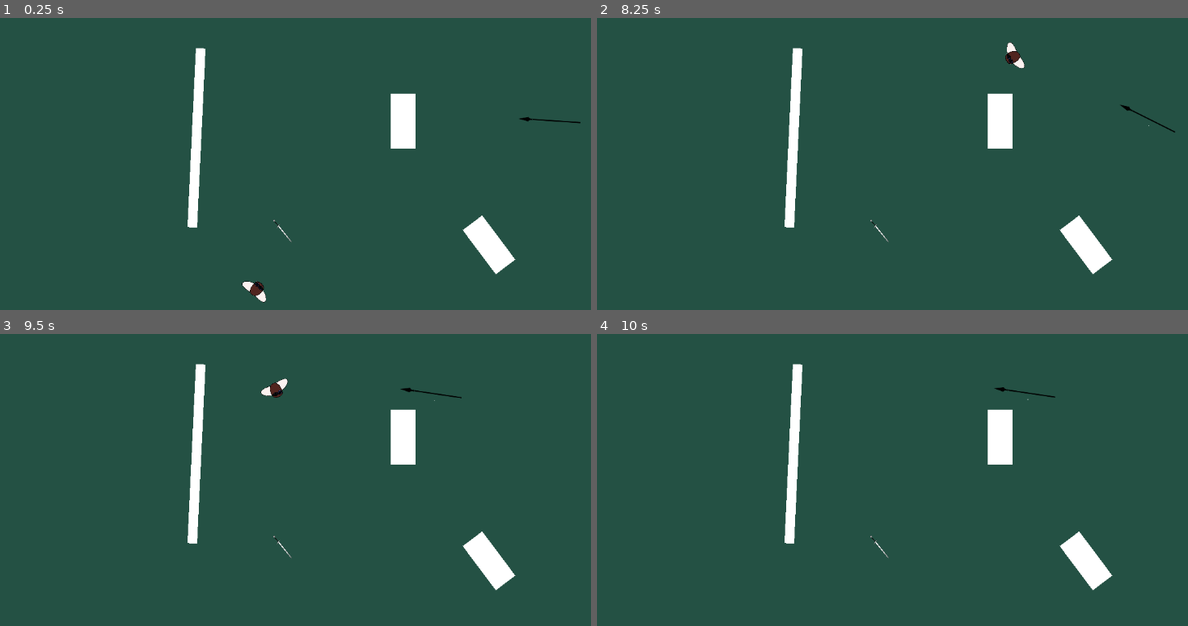
Above: before the commit, frames 1-4 (two rows, left to right).
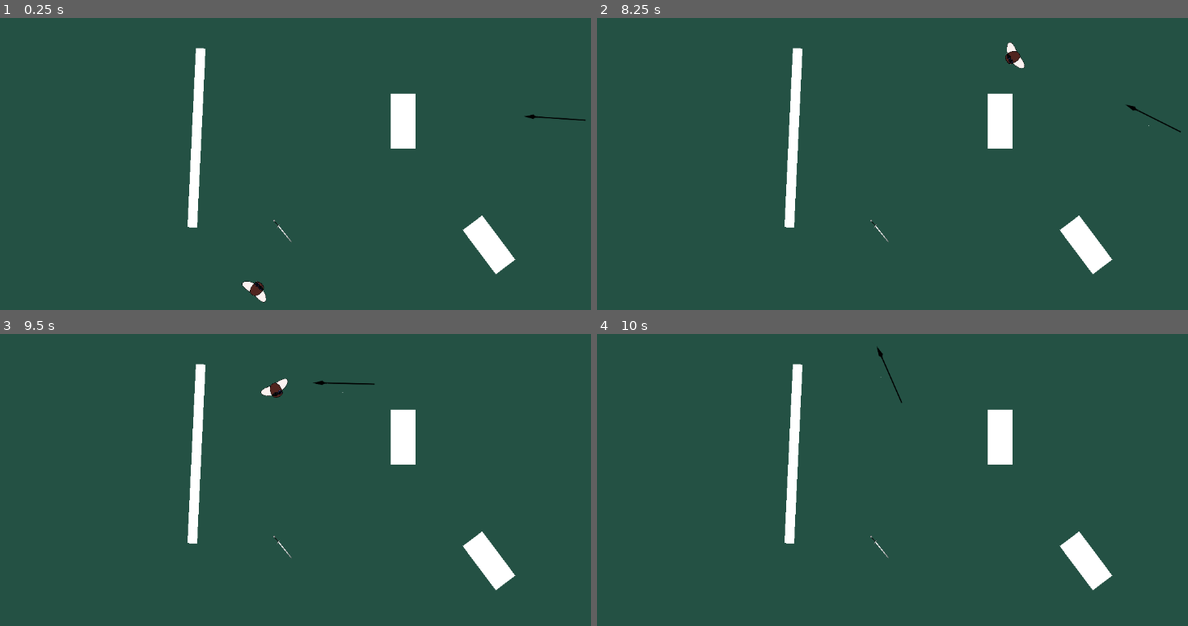
Above: after the commit, the same moments.

Repository: PierceFrancis/Godot-Final-Project
Game: Godot game, scene res://Scenes/ai_test.tscn
Same seed, same stepped clock (60 frames per second), same inputs: the game is played once before the commit and once after it. This scene is started directly instead of the project's main scene. The engine's default icon, where the game draws it, is replaced by a stand-in: a white triangle on a blue panel in a dark square.
Inputs (mouse positions are in pixels of both pictures, inside the frame that each line leads up to):
- Up to frame 1 (0.25 s): no input
- Up to frame 2 (8.25 s): tap Enter at 0.5, 4.25, 6.5 s; move the mouse to (886, 272) at 0.52 s; press the mouse at (886, 272) at 0.53 s; hold W (move_up) 0.53-2.03 s; move the mouse to (1117, 254) at 1.27 s; release the mouse at (1117, 254) at 1.28 s; tap E (action_button) at 1.35, 4.35, 7.35 s; click (1117, 254) at 1.55 s; move the mouse to (727, 146) at 2.02 s; press the mouse at (727, 146) at 2.03 s; hold Left (move_left) 2.03-3.53 s; move the mouse to (951, 199) at 2.77 s; release the mouse at (951, 199) at 2.78 s; tap Space (dash) at 2.85, 3.5, 5, 5.85 s; click (951, 199) at 3.05 s; move the mouse to (821, 108) at 3.52 s; press the mouse at (821, 108) at 3.53 s; hold S (move_down) 3.53-4.28 s; move the mouse to (1063, 181) at 4.27 s; release the mouse at (1063, 181) at 4.28 s; hold D (move_right) 4.28-5.03 s; click (1063, 181) at 4.55 s; move the mouse to (792, 216) at 5.02 s; press the mouse at (792, 216) at 5.03 s; hold W (move_up) 5.03-5.78 s; move the mouse to (987, 120) at 5.77 s; release the mouse at (987, 120) at 5.78 s; hold D (move_right) 5.78-8.03 s; click (987, 120) at 6.05 s; move the mouse to (886, 272) at 6.52 s; press the mouse at (886, 272) at 6.53 s; move the mouse to (1117, 254) at 7.27 s; release the mouse at (1117, 254) at 7.28 s; click (1117, 254) at 7.55 s; move the mouse to (727, 146) at 8.02 s; press the mouse at (727, 146) at 8.03 s; hold S (move_down) from 8.03 s (still down)
- Up to frame 3 (9.5 s): move the mouse to (354, 515) at 8.77 s; release S (move_down) at 8.78 s; release the mouse at (354, 515) at 8.78 s; hold Left (move_left) from 8.78 s (still down); tap Space (dash) at 8.85 s; click (354, 515) at 9.05 s
- Up to frame 4 (10 s): move the mouse to (821, 424) at 9.52 s; release Left (move_left) at 9.53 s; press the mouse at (821, 424) at 9.53 s; hold W (move_up) from 9.53 s (still down)

The runs differ from the first frame. In frame 1, 0.1% of the frame differs, in the area x 87-100%, y 32-37%; in frame 2, 0.1%; in frame 3, 0.1%, in the area x 52-79%, y 16-23%; in frame 4, 0.1%.

Commit message:
working on spear animiation

Diff:
--- a/Scenes/charger.tscn
+++ b/Scenes/charger.tscn
@@ -1,10 +1,83 @@
-[gd_scene load_steps=10 format=3 uid="uid://cclmvq6r67lxa"]
+[gd_scene load_steps=14 format=3 uid="uid://cclmvq6r67lxa"]
 
 [ext_resource type="Script" uid="uid://dh7klp2yfu4sf" path="res://Scripts/charger.gd" id="1_34ipw"]
 [ext_resource type="Script" uid="uid://kqk3o7wox8aj" path="res://Scenes/ray_cast_2d.gd" id="2_ljrdh"]
 [ext_resource type="Texture2D" uid="uid://gvvui5egjjm8" path="res://assets/Spear.png" id="2_m3mk2"]
+[ext_resource type="PackedScene" uid="uid://c4i4kclxk6sa2" path="res://Scenes/charger_attack.tscn" id="4_775b5"]
 
 [sub_resource type="BoxMesh" id="BoxMesh_acnta"]
+
+[sub_resource type="Animation" id="Animation_net6l"]
+resource_name = "thrust"
+tracks/0/type = "value"
+tracks/0/imported = false
+tracks/0/enabled = true
+tracks/0/path = NodePath(".:rotation")
+tracks/0/interp = 1
+tracks/0/loop_wrap = true
+tracks/0/keys = {
+"times": PackedFloat32Array(0, 0.1, 0.46666667),
+"transitions": PackedFloat32Array(1, 1, 1),
+"update": 0,
+"values": [2.3380907, 2.2366703, 2.3380907]
+}
+tracks/1/type = "value"
+tracks/1/imported = false
+tracks/1/enabled = false
+tracks/1/path = NodePath(".:offset")
+tracks/1/interp = 1
+tracks/1/loop_wrap = true
+tracks/1/keys = {
+"times": PackedFloat32Array(),
+"transitions": PackedFloat32Array(),
+"update": 0,
+"values": []
+}
+tracks/2/type = "value"
+tracks/2/imported = false
+tracks/2/enabled = true
+tracks/2/path = NodePath(".:position")
+tracks/2/interp = 1
+tracks/2/loop_wrap = true
+tracks/2/keys = {
+"times": PackedFloat32Array(0, 0.1, 0.4),
+"transitions": PackedFloat32Array(1, 1, 1),
+"update": 0,
+"values": [Vector2(-1, 16), Vector2(42, 16), Vector2(-1, 16)]
+}
+
+[sub_resource type="Animation" id="Animation_o0110"]
+length = 0.001
+tracks/0/type = "value"
+tracks/0/imported = false
+tracks/0/enabled = true
+tracks/0/path = NodePath(".:position")
+tracks/0/interp = 1
+tracks/0/loop_wrap = true
+tracks/0/keys = {
+"times": PackedFloat32Array(0),
+"transitions": PackedFloat32Array(1),
+"update": 0,
+"values": [Vector2(-1, 16)]
+}
+tracks/1/type = "value"
+tracks/1/imported = false
+tracks/1/enabled = true
+tracks/1/path = NodePath(".:rotation")
+tracks/1/interp = 1
+tracks/1/loop_wrap = true
+tracks/1/keys = {
+"times": PackedFloat32Array(0),
+"transitions": PackedFloat32Array(1),
+"update": 0,
+"values": [2.3380907]
+}
+
+[sub_resource type="AnimationLibrary" id="AnimationLibrary_ro4d8"]
+_data = {
+&"RESET": SubResource("Animation_o0110"),
+&"thrust": SubResource("Animation_net6l")
+}
 
 [sub_resource type="RectangleShape2D" id="RectangleShape2D_bxwl7"]
 
@@ -81,11 +154,16 @@
 [node name="MeshInstance2D" type="MeshInstance2D" parent="."]
 mesh = SubResource("BoxMesh_acnta")
 
-[node name="Sprite2D" type="Sprite2D" parent="MeshInstance2D"]
-position = Vector2(8, 11)
+[node name="spear" type="Sprite2D" parent="MeshInstance2D"]
+position = Vector2(-1, 16)
 rotation = 2.3380907
 scale = Vector2(0.4416357, 0.4416357)
 texture = ExtResource("2_m3mk2")
+
+[node name="AnimationPlayer" type="AnimationPlayer" parent="MeshInstance2D/spear"]
+libraries = {
+&"": SubResource("AnimationLibrary_ro4d8")
+}
 
 [node name="CollisionShape2D" type="CollisionShape2D" parent="."]
 shape = SubResource("RectangleShape2D_bxwl7")
@@ -120,7 +198,7 @@
 &"": SubResource("AnimationLibrary_rak5c")
 }
 
-[node name="ChargerAttack" type="Node2D" parent="."]
+[node name="ChargerAttack" parent="." instance=ExtResource("4_775b5")]
 
 [connection signal="body_entered" from="DetectionShape" to="." method="_on_detection_shape_body_entered"]
 [connection signal="body_entered" from="Killbox" to="." method="_on_killbox_body_entered"]
--- a/Scenes/charger_attack.tscn
+++ b/Scenes/charger_attack.tscn
@@ -1,22 +1,49 @@
-[gd_scene load_steps=3 format=3 uid="uid://c4i4kclxk6sa2"]
+[gd_scene load_steps=5 format=3 uid="uid://c4i4kclxk6sa2"]
 
 [ext_resource type="Script" uid="uid://ctarmatg63bjw" path="res://Scenes/charger_attack.gd" id="1_l6eno"]
 
+[sub_resource type="Animation" id="Animation_l6eno"]
+resource_name = "Spaer"
+tracks/0/type = "value"
+tracks/0/imported = false
+tracks/0/enabled = true
+tracks/0/path = NodePath(".:position")
+tracks/0/interp = 1
+tracks/0/loop_wrap = true
+tracks/0/keys = {
+"times": PackedFloat32Array(),
+"transitions": PackedFloat32Array(),
+"update": 0,
+"values": []
+}
+
+[sub_resource type="AnimationLibrary" id="AnimationLibrary_4w8pj"]
+_data = {
+&"Spaer": SubResource("Animation_l6eno")
+}
+
 [sub_resource type="RectangleShape2D" id="RectangleShape2D_jm7i4"]
-size = Vector2(64, 24)
+size = Vector2(41.523808, 24)
 
 [node name="ChargerAttack" type="Node2D"]
 script = ExtResource("1_l6eno")
+
+[node name="Sprite2D" type="Sprite2D" parent="."]
+position = Vector2(4.7683716e-07, 15.999999)
+rotation = 2.3477743
+scale = Vector2(0.27925447, 0.2820293)
+
+[node name="AnimationPlayer" type="AnimationPlayer" parent="Sprite2D"]
+libraries = {
+&"": SubResource("AnimationLibrary_4w8pj")
+}
+speed_scale = 0.975
 
 [node name="Area2D" type="Area2D" parent="."]
 position = Vector2(26.000004, 0)
 scale = Vector2(0.84000003, 1)
 
 [node name="CollisionShape2D" type="CollisionShape2D" parent="Area2D"]
-position = Vector2(22, 2)
+position = Vector2(37.428566, 8)
 shape = SubResource("RectangleShape2D_jm7i4")
 debug_color = Color(0.71400446, 0.48300147, 0.076736905, 0.41960785)
-
-[node name="Sprite2D" type="Sprite2D" parent="."]
-
-[node name="AnimationPlayer" type="AnimationPlayer" parent="Sprite2D"]
--- a/Scripts/charger.gd
+++ b/Scripts/charger.gd
@@ -1,15 +1,20 @@
 extends CharacterBody2D
-
-
 
 const SPEED = 350.0
 var health: float = 3.0
 #MAKE SURE PLAYER IN THE INSPECTOR IS SET TO THE PLAYER NODE
 @export var player : Node2D
 @onready var nav_agent : NavigationAgent2D = $NavigationAgent2D
+
+
+@onready var spear = $MeshInstance2D/spear
+@onready var chargerAttack = $ChargerAttack
+
+
+
+
 #Hostile or idle Bool
 var Hostile : bool = false
-
 var Charging: bool = false
 
 func _physics_process(delta: float) -> void:
@@ -74,10 +79,11 @@
 
 
 func _on_killbox_body_entered(body: Node2D) -> void:
-	Charging = false
+	if body.name == "Player":
+		Charging = false
 
-	velocity = Vector2(0.0,0.0)
-	move_and_slide()
+		velocity = Vector2(0.0,0.0)
+		move_and_slide()
 
 
 
Renamed: another_test.tscn -> Scenes/another_test.tscn
